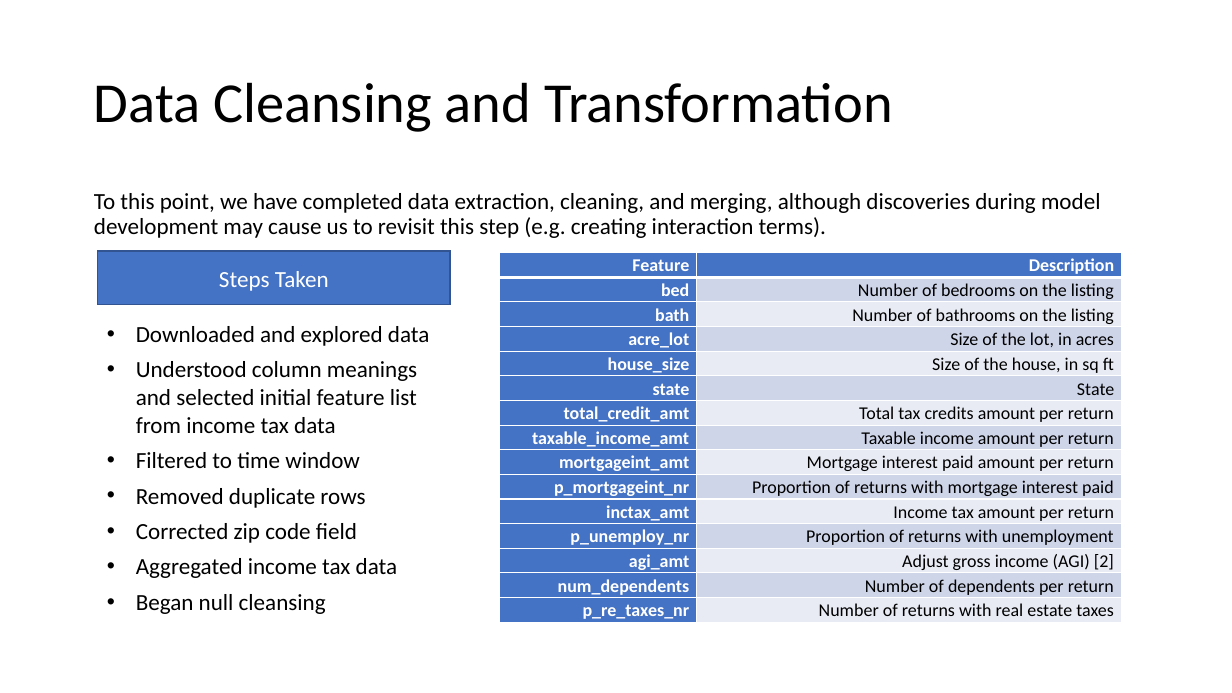
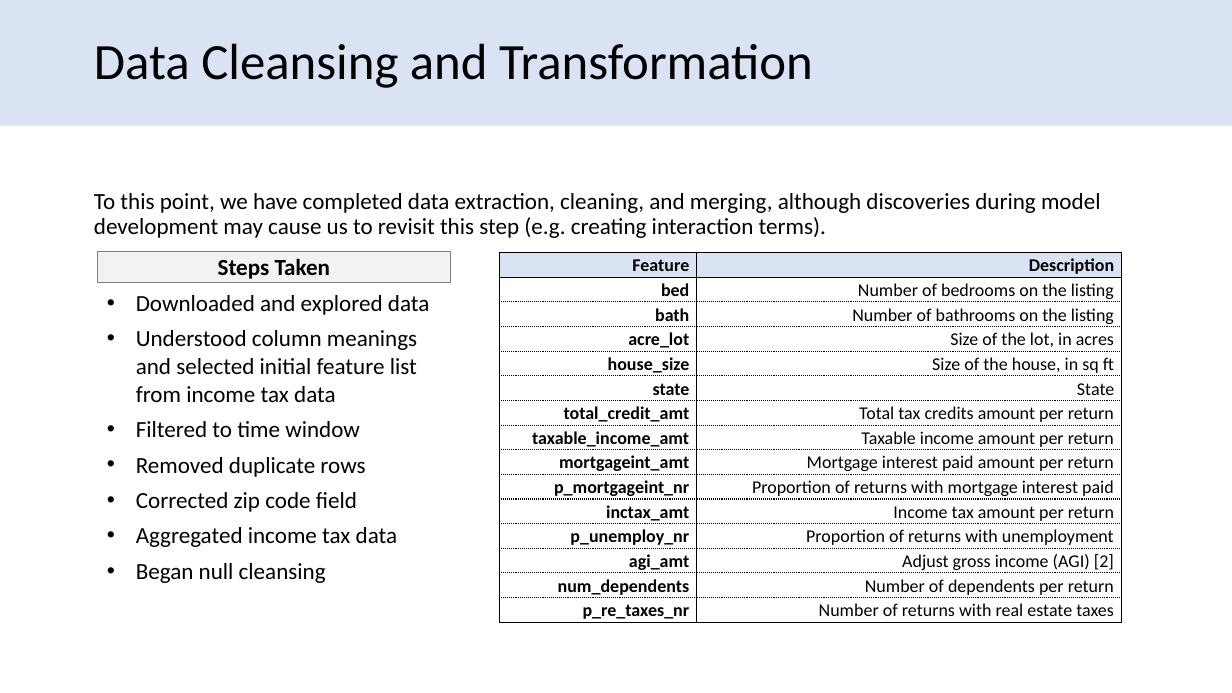
Before and after one commit to david-firrin/Real-Estate-Price-Prediction-With-Income-Tax-Data, a slide deck: slide 11 of Progress Presentation/team48progressreport.pptx. Drawn at 1232x693 pixels with LibreOffice and Linux fonts; fonts in the diff are those of the drawing. Boxes give left, top, right and bottom in pixels: in the first picture for what was removed or moved away, otherwise in the second. Text is boxed around its words. In the diff, an @@ line names an element or a change of style, - is before the commit and + after.

```diff
--- a/Progress Presentation/team48progressreport.pptx
+++ b/Progress Presentation/team48progressreport.pptx
@@ rectangle added at <box>0,0,1232,126</box>, fill #DAE3F3 @@
@@ title "Data Cleansing and Transformation": place and size @@
-title "Data Cleansing and Transformation" at <box>94,82,893,132</box>
+title "Data Cleansing and Transformation" at <box>94,43,813,88</box>
@@ title "Data Cleansing and Transformation" at <box>94,43,813,88</box>: size 44 to 39.6 pt @@
@@ rectangle "Steps Taken": place and size @@
-rectangle "Steps Taken" at <box>98,251,450,305</box>
+rectangle "Steps Taken" at <box>98,251,450,283</box>
@@ rectangle "Steps Taken" at <box>98,251,450,283</box>: text colour #FFFFFF to #000000, bold on; fill #4472C4 to #F2F2F2; outline #325491 1 pt to #808080 0.5 pt @@
@@ table at <box>500,252,1122,623</box> @@
@@ fill #4472C4 to #DAE3F3 in row 1 @@
@@ fill #4472C4 to none in 14 cells @@
@@ fill #CFD5EA to none in 7 cells @@
@@ fill #E9EBF5 to none in 7 cells @@
@@ text colour #FFFFFF to #000000 in "Feature", "Description", "bed", "bath" and 12 more places @@
@@ borders changed @@
@@ text "Downloaded and explored data": place and size @@
-text "Downloaded and explored data" at <box>136,326,429,614</box>
+text "Downloaded and explored data" at <box>136,295,429,583</box>
```
Also in this commit, not shown: 14 other slides changed, 1 other file.
